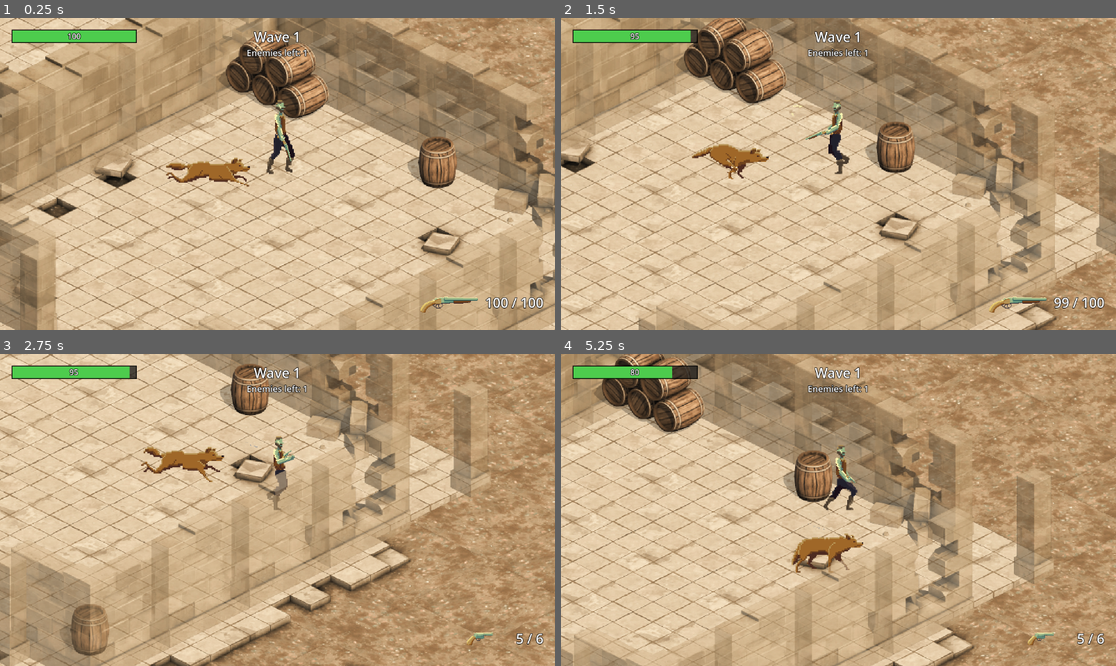
Above: before the commit, frames 1-4 (two rows, left to right).
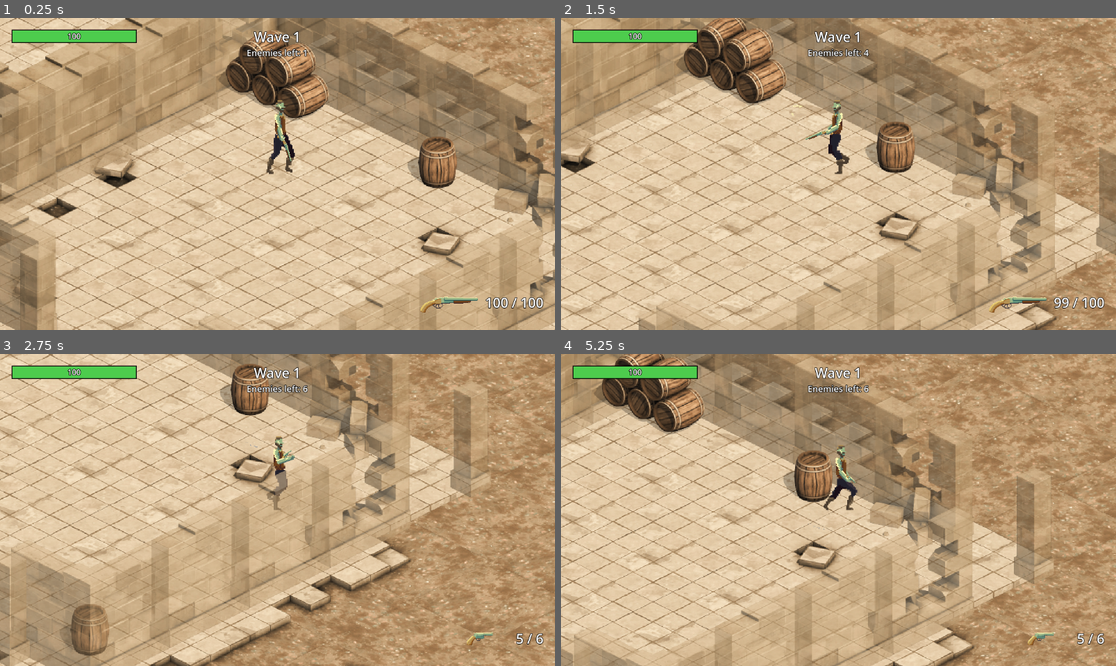
Above: after the commit, the same moments.

Repository: Bienestar-Games/bienestar_games
Game: Godot game, scene res://scenes/main/main.tscn
Two runs of this game, one before a commit and one after it. Both use one fixed random seed, a clock stepped at 60 frames per second and the inputs below.
Inputs (mouse positions are in pixels of both pictures, inside the frame that each line leads up to):
- Up to frame 1 (0.25 s): no input
- Up to frame 2 (1.5 s): move the mouse to (960, 158) at 0.52 s; hold D (move_right) 0.53-1.28 s; click (960, 158) at 0.6 s; move the mouse to (727, 189) at 1.27 s; hold S (move_down) from 1.28 s (still down); tap 1 (weapon_1) at 1.35 s
- Up to frame 3 (2.75 s): move the mouse to (333, 441) at 2.02 s; release S (move_down) at 2.03 s; hold D (move_right) from 2.03 s (still down); tap 2 (weapon_2) at 2.1 s
- Up to frame 4 (5.25 s): move the mouse to (810, 572) at 2.77 s; release D (move_right) at 2.78 s; hold W (move_up) 2.78-3.53 s; tap Mouse wheel up (weapon_next) at 2.85 s; move the mouse to (1005, 556) at 3.52 s; hold A (move_left) 3.53-5.03 s; click (1005, 556) at 3.6 s; tap R (reload) at 4.15 s; move the mouse to (672, 463) at 4.27 s; tap 1 (weapon_1) at 4.35 s; move the mouse to (866, 510) at 5.02 s; hold S (move_down) from 5.03 s (still down); tap 2 (weapon_2) at 5.1 s

The runs differ from the first frame. In frame 1, 0.7% of the frame differs, in the area x 29-46%, y 44-55%; in frame 2, 0.8%; in frame 3, 0.8%; in frame 4, 1.0%, in the area x 12-56%, y 4-71%.

Commit message:
feat: WaveManager autoload driven by the Events bus (#8)
- scripts/autoload/wave_manager.gd: on Events.wave_started spawns a fixed
  number of melee_basic enemies (5-8) across every EnemySpawnZone and emits
  Events.wave_ended when all of them die, so GameLoopManager enters the
  decision phase. Resets on Events.run_ended.
- Move EnemySpawnZone to scenes/world/enemy_spawn_zone/ (same UID) and turn
  it into a rectangular Node2D zone that snaps spawns to the navmesh.
- pueblo_viejo: replace the pre-placed enemy with two spawn zones (west/east).
- Register WaveManager after Events and GameLoopManager.

Diff:
--- a/game/maps/pueblo_viejo.tscn
+++ b/game/maps/pueblo_viejo.tscn
@@ -2,9 +2,8 @@
 
 [ext_resource type="TileSet" uid="uid://dxenuna7gvi5s" path="res://tile_sets/dungeon.tres" id="1_v8luu"]
 [ext_resource type="PackedScene" uid="uid://wsbq46vhfxa7" path="res://scenes/entities/player/Player.tscn" id="2_v8luu"]
-[ext_resource type="Script" uid="uid://kxbisbb23rua" path="res://scenes/enemy_spawn_zone/enemy_spawn_zone.gd" id="3_paraq"]
+[ext_resource type="Script" uid="uid://kxbisbb23rua" path="res://scenes/world/enemy_spawn_zone/enemy_spawn_zone.gd" id="3_paraq"]
 [ext_resource type="Script" uid="uid://b456l13pc3b8s" path="res://scripts/interior_zone.gd" id="4_n2j2q"]
-[ext_resource type="PackedScene" uid="uid://crt2ix1dotv5l" path="res://scenes/entities/enemies/enemy.tscn" id="4_paraq"]
 [ext_resource type="NavigationPolygon" uid="uid://bb8s4bep0504f" path="res://resources/navigation_polygons/map_navigation_polygon.tres" id="5_urdq7"]
 
 [node name="PuebloViejo" type="Node2D" unique_id=297036221]
@@ -31,15 +30,19 @@
 y_sort_enabled = true
 scale = Vector2(2, 2)
 
-[node name="EnemySpawnZone" type="Node2D" parent="." unique_id=529647785]
-y_sort_enabled = true
+[node name="EnemySpawnZoneWest" type="Node2D" parent="." unique_id=529647785]
+position = Vector2(-1800, 0)
 script = ExtResource("3_paraq")
+size = Vector2(600, 600)
+enemy_scale = Vector2(2, 2)
+enemy_z_index = 1
 
-[node name="Enemy" parent="EnemySpawnZone" unique_id=1853723933 instance=ExtResource("4_paraq")]
-z_index = 1
-y_sort_enabled = true
-position = Vector2(-131.825, -0.01)
-scale = Vector2(2, 2)
+[node name="EnemySpawnZoneEast" type="Node2D" parent="." unique_id=1745093218]
+position = Vector2(1800, 0)
+script = ExtResource("3_paraq")
+size = Vector2(600, 600)
+enemy_scale = Vector2(2, 2)
+enemy_z_index = 1
 
 [node name="Buildings" type="Node2D" parent="." unique_id=1332161748 groups=["navigation"]]
 y_sort_enabled = true
--- a/game/project.godot
+++ b/game/project.godot
@@ -27,6 +27,7 @@
 
 Events="*res://scripts/autoload/events.gd"
 GameLoopManager="*res://scripts/autoload/game_loop_manager.gd"
+WaveManager="*res://scripts/autoload/wave_manager.gd"
 
 [display]
 
--- /dev/null
+++ b/game/scenes/world/enemy_spawn_zone/enemy_spawn_zone.gd
@@ -0,0 +1,59 @@
+@tool
+class_name EnemySpawnZone
+extends Node2D
+## Rectangular area of the map where WaveManager spawns enemies (B08).
+## Place one or more in a map and adjust `size` in the inspector.
+## The rectangle is only drawn in the editor.
+
+@export var size: Vector2 = Vector2(256, 256):
+	set(value):
+		size = value
+		queue_redraw()
+## Snap the random point to the closest navigable point so enemies never spawn inside a wall.
+@export var snap_to_navigation: bool = true
+## Where spawned enemies are added. Empty = this zone's parent (the map).
+@export var spawn_parent: Node
+## Scale applied to every spawned enemy, to match the scale used by the map.
+@export var enemy_scale: Vector2 = Vector2.ONE
+## z_index applied to every spawned enemy, to match the player's.
+@export var enemy_z_index: int = 0
+
+
+func _ready() -> void:
+	if not Engine.is_editor_hint():
+		add_to_group("enemy_spawn_zones")
+
+
+## Returns a random global position inside the zone, snapped to the navmesh when possible.
+func get_spawn_point() -> Vector2:
+	var offset := Vector2(randf_range(-size.x, size.x), randf_range(-size.y, size.y)) * 0.5
+	var point := global_position + offset
+	if snap_to_navigation:
+		var map := get_world_2d().navigation_map
+		if NavigationServer2D.map_get_iteration_id(map) > 0:
+			var snapped := NavigationServer2D.map_get_closest_point(map, point)
+			# Ignore far-away results (e.g. the zone was placed outside the navigable area).
+			if snapped.distance_to(point) <= size.length():
+				point = snapped
+	return point
+
+
+func get_spawn_parent() -> Node:
+	return spawn_parent if spawn_parent else get_parent()
+
+
+## Adds an already instantiated enemy to the map at a random point of the zone.
+func spawn(enemy: Node2D) -> void:
+	enemy.scale = enemy_scale
+	enemy.z_index = enemy_z_index
+	if "enemy_spawn_zone" in enemy:
+		enemy.enemy_spawn_zone = self
+	get_spawn_parent().add_child(enemy)
+	enemy.global_position = get_spawn_point()
+
+
+func _draw() -> void:
+	if Engine.is_editor_hint():
+		var rect := Rect2(-size * 0.5, size)
+		draw_rect(rect, Color(1.0, 0.4, 0.1, 0.15), true)
+		draw_rect(rect, Color(1.0, 0.4, 0.1, 0.9), false, 2.0)
--- /dev/null
+++ b/game/scripts/autoload/wave_manager.gd
@@ -0,0 +1,130 @@
+extends Node
+## Autoload "WaveManager" (B08).
+## Listens to Events.wave_started (emitted by GameLoopManager), spawns a fixed number of
+## enemies across every EnemySpawnZone of the current map and emits Events.wave_ended
+## when all of them are dead. It never decides when a wave starts: that is GameLoopManager (B22).
+## TODO(B17): scale enemy_count with the wave number / threat.
+## TODO(B20): read enemy_count and spawn_interval from balance_config.tres.
+
+## Emitted every time the number of alive enemies of the current wave changes.
+signal enemies_remaining_changed(enemies_remaining: int)
+
+const MIN_ENEMY_COUNT: int = 5
+const MAX_ENEMY_COUNT: int = 8
+## Safety limit while waiting for the navigation map to sync (~2 s at 60 fps).
+const NAVIGATION_WAIT_MAX_FRAMES: int = 120
+## Safety limit while waiting for the map to enter the tree (~1 s at 60 fps).
+const MAP_WAIT_MAX_FRAMES: int = 60
+const MELEE_BASIC_SCENE: PackedScene = preload("res://scenes/entities/enemies/melee_basic/melee_basic.tscn")
+
+## Fixed enemy count per wave (GDD §8, level 1: 5–8 enemies).
+var enemy_count: int = 6:
+	set(value):
+		enemy_count = clampi(value, MIN_ENEMY_COUNT, MAX_ENEMY_COUNT)
+## Seconds between spawns, so enemies do not appear all at once.
+var spawn_interval: float = 0.4
+var enemy_scene: PackedScene = MELEE_BASIC_SCENE
+
+var current_wave: int = 0
+var enemies_remaining: int = 0
+var is_wave_active: bool = false
+
+var _is_spawning: bool = false
+## Increases when a run ends so a spawn loop from a previous run stops.
+var _run_id: int = 0
+
+
+func _ready() -> void:
+	Events.wave_started.connect(_on_wave_started)
+	Events.run_ended.connect(_on_run_ended)
+
+
+## Clears the state for a new run.
+func reset() -> void:
+	_run_id += 1
+	current_wave = 0
+	enemies_remaining = 0
+	is_wave_active = false
+	_is_spawning = false
+
+
+func _on_wave_started(wave_number: int) -> void:
+	if is_wave_active:
+		push_warning("WaveManager: wave %d started while wave %d is still active." % [wave_number, current_wave])
+		return
+	var run_id := _run_id
+	# The map may not be in the tree yet when the wave starts (game start or
+	# retry from the death screen), so wait a few frames for its spawn zones.
+	var zones: Array[Node] = []
+	for _frame in MAP_WAIT_MAX_FRAMES:
+		await get_tree().process_frame
+		if run_id != _run_id:
+			return
+		zones = get_tree().get_nodes_in_group("enemy_spawn_zones")
+		if not zones.is_empty():
+			break
+	if zones.is_empty():
+		push_warning("WaveManager: there is no EnemySpawnZone in the current map.")
+		return
+	_spawn_wave(wave_number, zones, run_id)
+
+
+func _spawn_wave(wave_number: int, zones: Array[Node], run_id: int) -> void:
+	current_wave = wave_number
+	is_wave_active = true
+	_is_spawning = true
+	await _wait_for_navigation(zones[0])
+	if run_id != _run_id:
+		return
+	enemies_remaining = enemy_count
+	enemies_remaining_changed.emit(enemies_remaining)
+
+	for i in enemy_count:
+		# Round-robin across zones so all of them are used.
+		var zone := zones[i % zones.size()] as EnemySpawnZone
+		if is_instance_valid(zone):
+			_spawn_enemy(zone)
+		else:
+			_on_enemy_died()
+		if spawn_interval > 0.0 and i < enemy_count - 1:
+			await get_tree().create_timer(spawn_interval, false).timeout
+			if run_id != _run_id:
+				return
+	_is_spawning = false
+	_check_wave_end()
+
+
+## The navigation map syncs a few frames after the map loads; spawning before that
+## would place enemies without snapping them to the navmesh.
+func _wait_for_navigation(zone: EnemySpawnZone) -> void:
+	for _frame in NAVIGATION_WAIT_MAX_FRAMES:
+		if not is_instance_valid(zone):
+			return
+		if NavigationServer2D.map_get_iteration_id(zone.get_world_2d().navigation_map) > 0:
+			return
+		await get_tree().physics_frame
+
+
+func _spawn_enemy(zone: EnemySpawnZone) -> void:
+	var enemy := enemy_scene.instantiate() as Enemy
+	enemy.hunts_player = true
+	enemy.died.connect(_on_enemy_died, CONNECT_ONE_SHOT)
+	zone.spawn(enemy)
+
+
+func _on_enemy_died() -> void:
+	if not is_wave_active:
+		return
+	enemies_remaining = maxi(enemies_remaining - 1, 0)
+	enemies_remaining_changed.emit(enemies_remaining)
+	_check_wave_end()
+
+
+func _check_wave_end() -> void:
+	if is_wave_active and not _is_spawning and enemies_remaining == 0:
+		is_wave_active = false
+		Events.wave_ended.emit()
+
+
+func _on_run_ended(_extracted: bool) -> void:
+	reset()
--- a/game/systems/enemy_spawn_zone/enemy_spawn_zone.gd
+++ /dev/null
@@ -1,15 +0,0 @@
-class_name EnemySpawnZone
-extends Node
-
-var _total_enemies: int
-
-# Called when the node enters the scene tree for the first time.
-func _ready() -> void:
-	var enemies := get_children()
-	_total_enemies = enemies.size()
-
-	for enemy in enemies:
-		enemy.enemy_spawn_zone = self
-
-func _remove_enemy() -> void:
-	queue_free()
Renamed: game/systems/enemy_spawn_zone/enemy_spawn_zone.gd.uid -> game/scenes/world/enemy_spawn_zone/enemy_spawn_zone.gd.uid
Not shown, added: game/scripts/autoload/wave_manager.gd.uid
Not shown, removed: game/scenes/world/enemy_spawn_zone/.gitkeep
